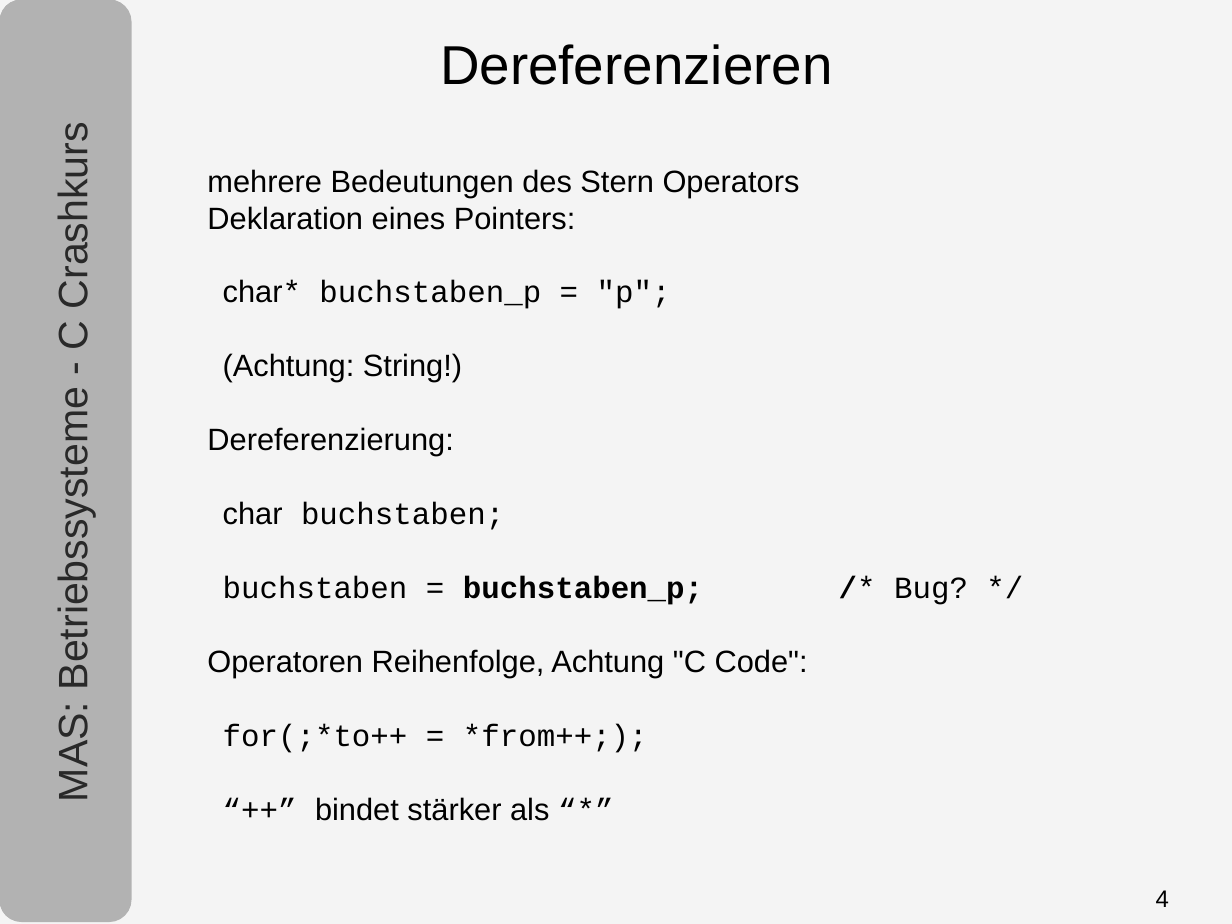
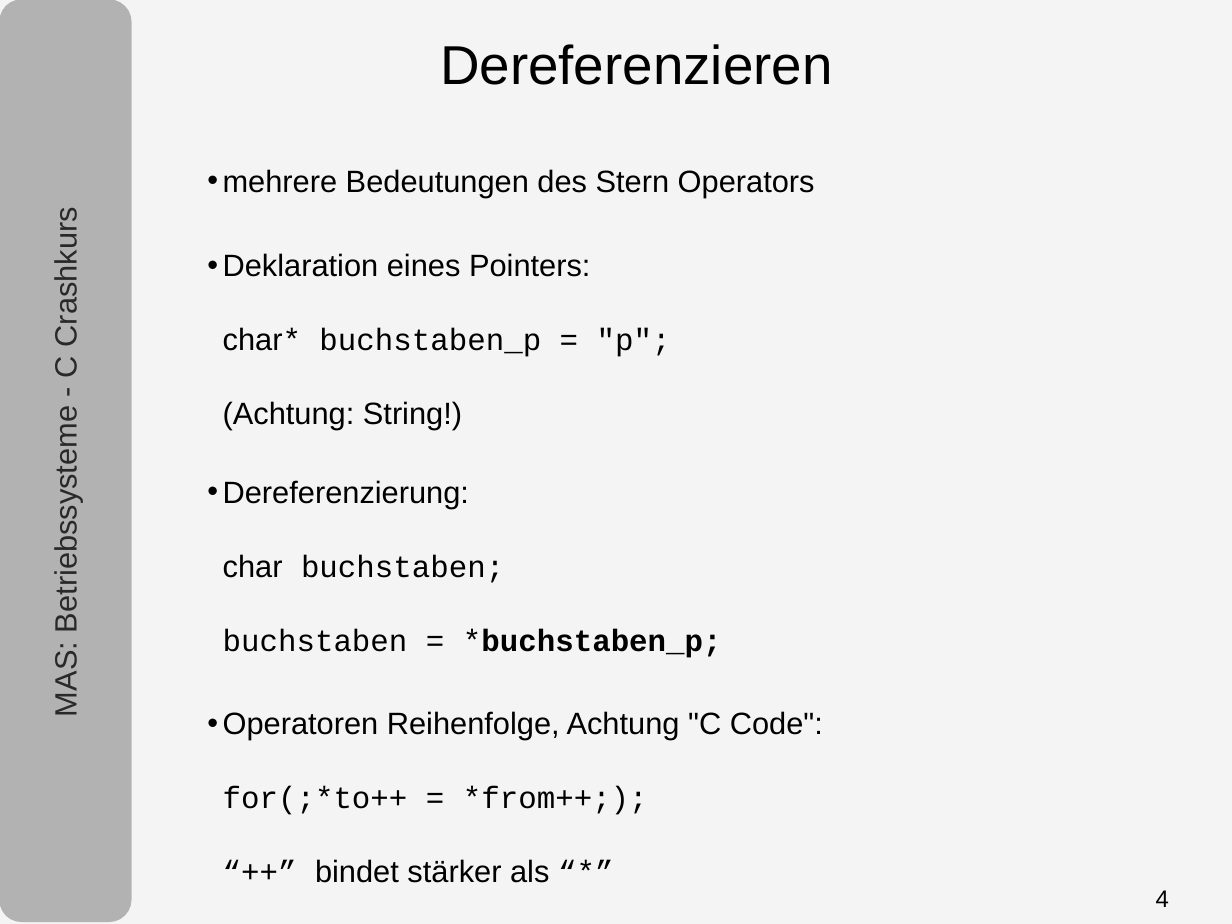
Before and after one commit to tpo/betriebssysteme, a slide deck: slide 4 of 05-1_C.odp. Drawn at 1232x924 pixels with LibreOffice and Linux fonts; fonts in the diff are those of the drawing. Boxes give left, top, right and bottom in pixels: in the first picture for what was removed or moved away, otherwise in the second. Text is boxed around its words. In the diff, an @@ line names an element or a change of style, - is before the commit and + after.

```diff
--- a/05-1_C.odp
+++ b/05-1_C.odp
@@ text "MAS: Betriebssysteme - C Crashkurs" at [49, 222, 83, 715]: size 24 to 18 pt @@
@@ text at [223, 169, 823, 883]: bullet none to •; more space between paragraphs @@
@@ text at [223, 480, 722, 658]: text changed @@
-Dereferenzierung:
-char buchstaben;
-buchstaben = buchstaben_p; /* Bug? */
+• Dereferenzierung:
+  char buchstaben;
+  buchstaben = *buchstaben_p;
```
Also in this commit, not shown: 15 other slides changed, 1 slide added, 3 slides removed.
